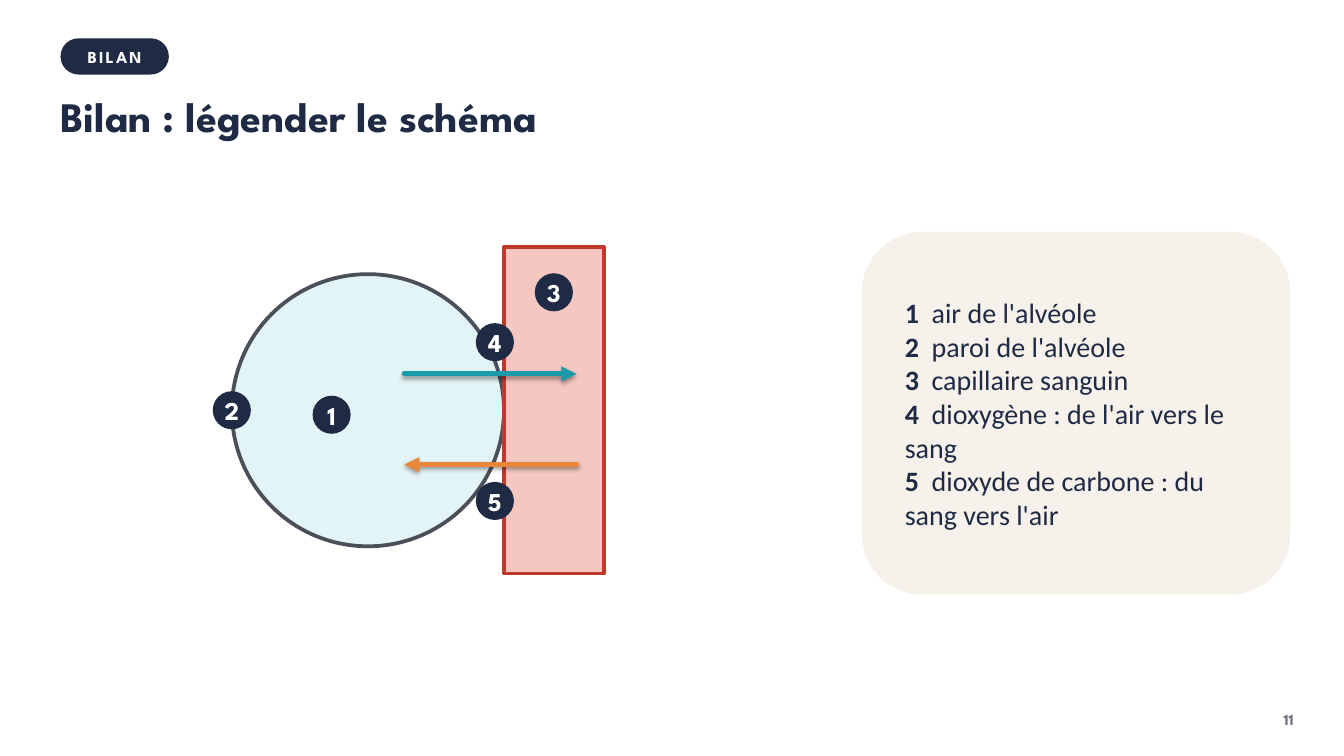
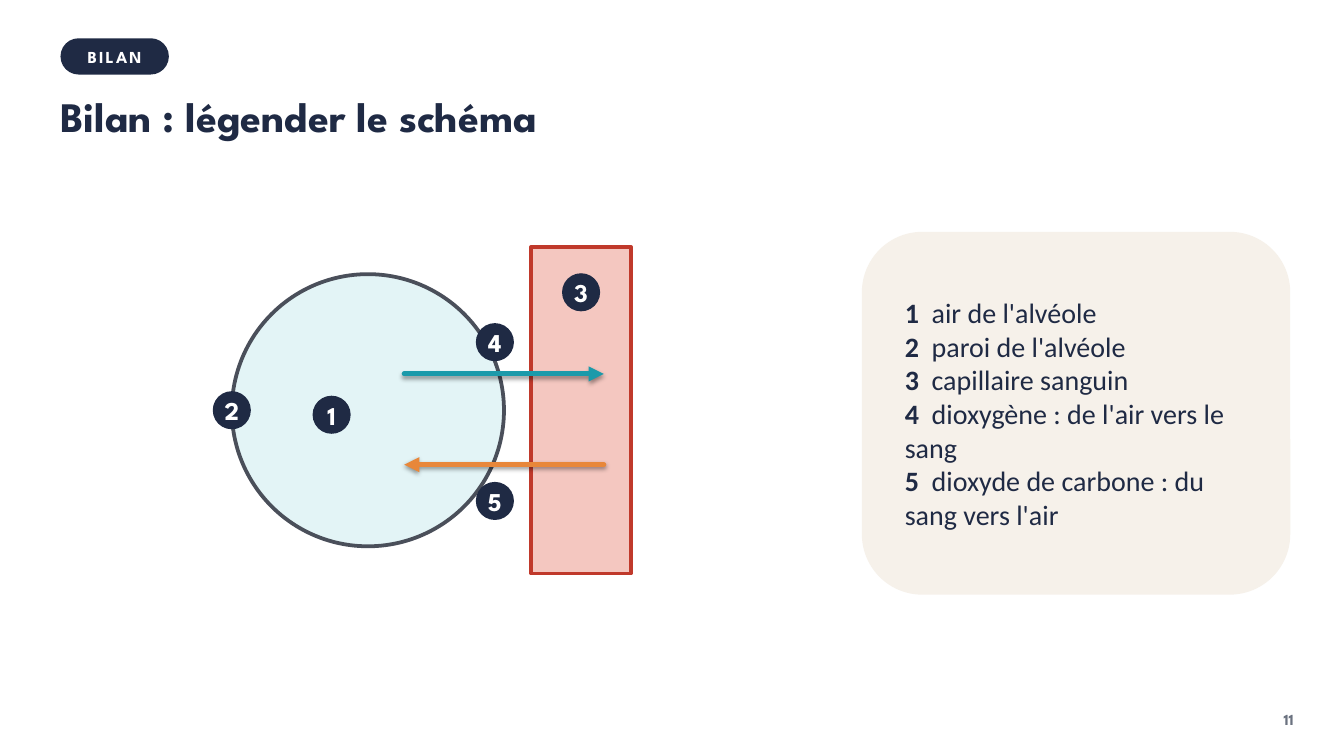
Before and after one commit to VinceIXIV/SVT-cour, a slide deck: slide 11 of cours/4e/S13-la-respiration-le-dioxygene-entre-dans-le-sang/4e-S13-diaporama.pptx. Drawn at 1344x756 pixels with LibreOffice and Linux fonts; fonts in the diff are those of the drawing. Boxes give left, top, right and bottom in pixels: in the first picture for what was removed or moved away, otherwise in the second. Text is boxed around its words. In the diff, an @@ line names an element or a change of style, - is before the commit and + after.

```diff
--- a/cours/4e/S13-la-respiration-le-dioxygene-entre-dans-le-sang/4e-S13-diaporama.pptx
+++ b/cours/4e/S13-la-respiration-le-dioxygene-entre-dans-le-sang/4e-S13-diaporama.pptx
@@ rectangle: place and size @@
-rectangle at box(504, 247, 604, 574)
+rectangle at box(531, 247, 631, 574)
@@ ellipse "3": place and size @@
-ellipse "3" at box(535, 273, 574, 312)
+ellipse "3" at box(563, 273, 601, 312)
@@ arrow moved from (404, 374) - (577, 374) to (404, 374) - (604, 374) @@
@@ arrow moved from (577, 465) - (404, 465) to (604, 465) - (404, 465) @@
```
Also in this commit, not shown: 5 other slides changed, 22 other files.
